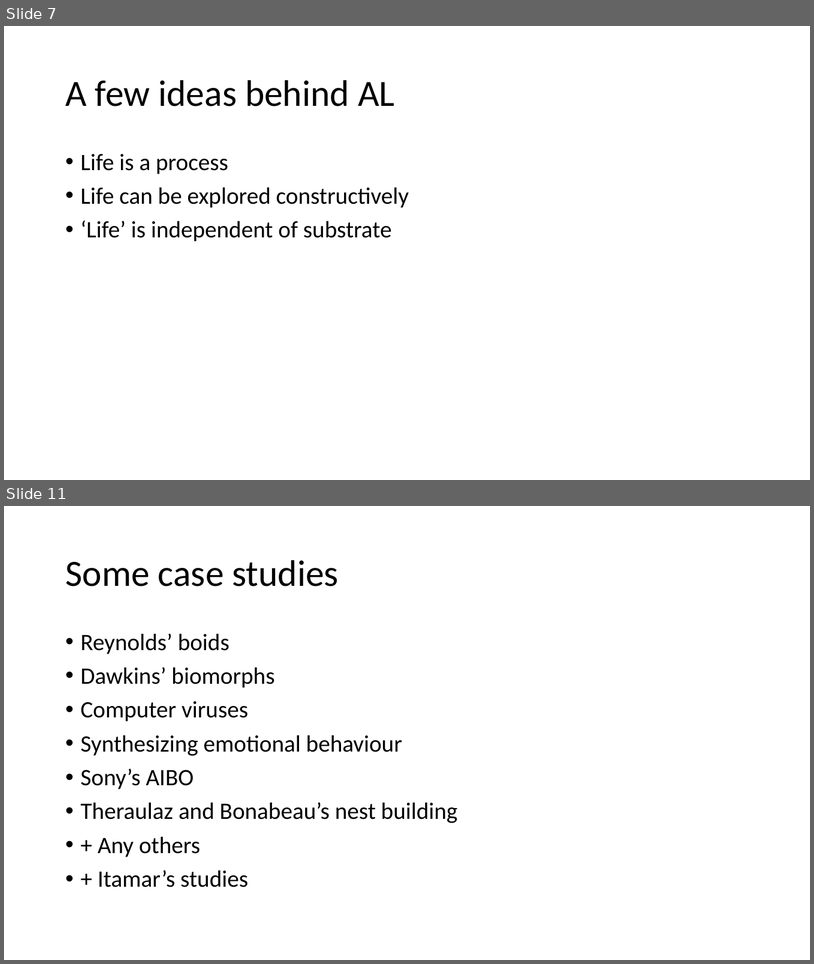
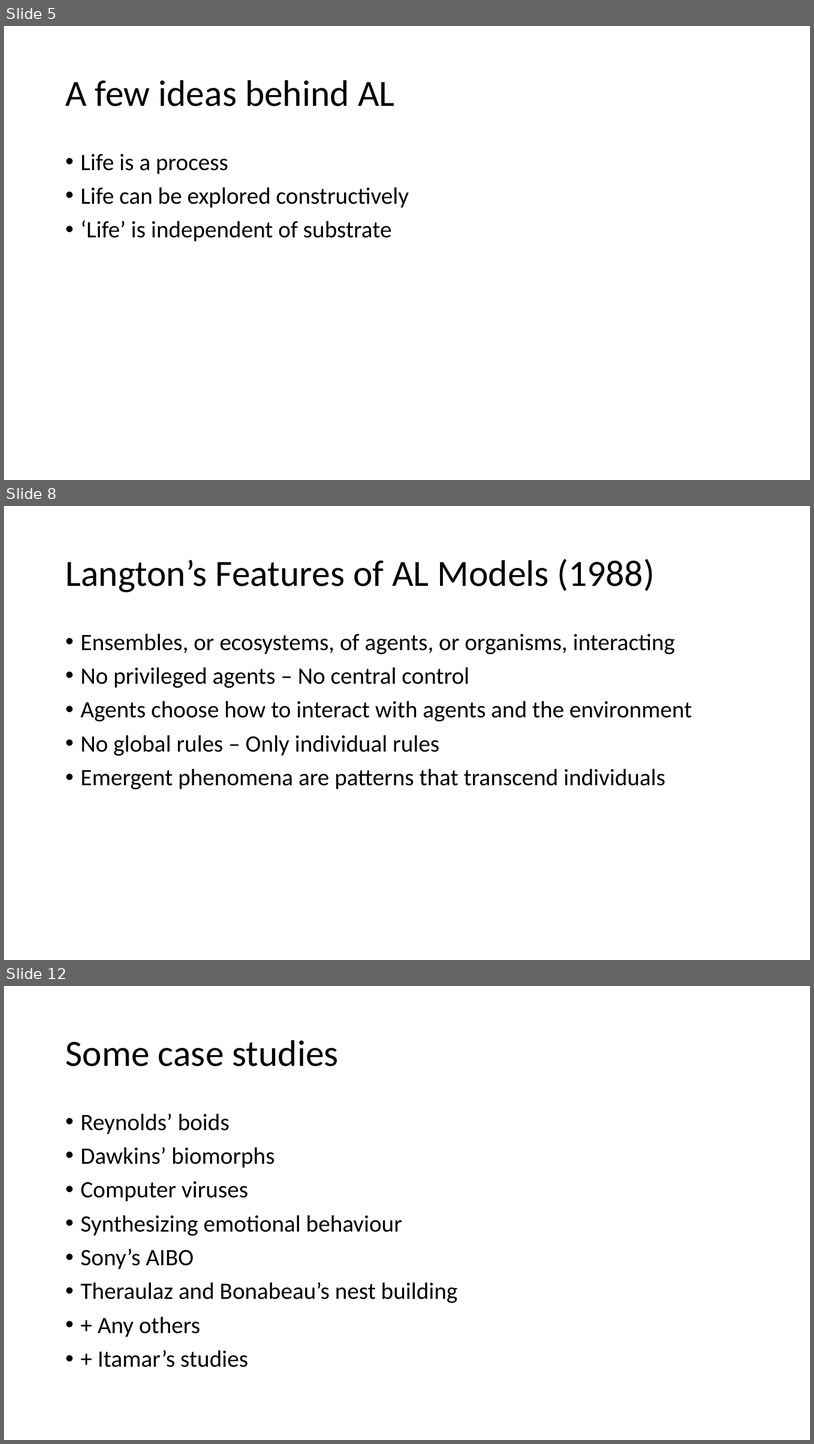
Before and after one commit to BenChurch/Fall2016, a slide deck: CISC879/ChapterPresentation/LectureSlidesCh8.pptx. Shown one above the other, each under a label of ours: slides 7 and 11 before the commit, slides 5, 8 and 12 after it; the slides between them are not shown. The pictures are 814x964 and 814x1444 pixels, drawn with LibreOffice and Linux fonts; fonts in the diff are those of the drawing. Boxes give left, top, right and bottom in pixels: in the first picture for what was removed or moved away, otherwise in the second. Text is boxed around its words. In the diff, an @@ line names an element or a change of style, - is before the commit and + after.

```diff
--- a/CISC879/ChapterPresentation/LectureSlidesCh8.pptx
+++ b/CISC879/ChapterPresentation/LectureSlidesCh8.pptx
@@ slide 8 added at (x1=4, y1=506, x2=810, y2=960), background #FFFFFF @@
@@ title added at (x1=65, y1=559, x2=655, y2=592), 44 pt, text #000000 @@
+Langton’s Features of AL Models (1988)
@@ text added at (x1=81, y1=633, x2=692, y2=789), 28 pt, text #000000 @@
+• Ensembles, or ecosystems, of agents, or organisms, interacting
+• No privileged agents – No central control
+• Agents choose how to interact with agents and the environment
+• No global rules – Only individual rules
+• Emergent phenomena are patterns that transcend individuals
@@ what was slide 7 is now slide 5 @@
@@ what was slide 11 is now slide 12 @@
```
Also in this commit, not shown: 6 slides changed, 3 other slides added, 5 other files.
